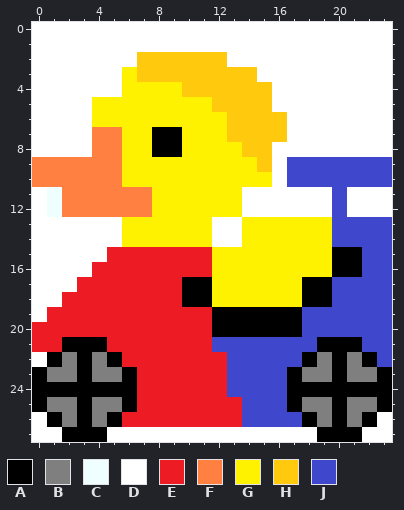
Two states of a pixel-art sprite, assets/images/original/menno-duck.png. The first picture shows the starting point.
The file is 24x28 pixels. Colours within 5 levels of each other are drawn and written as one.
Palette (. is transparent): A #000000  B #7f7f7f  C #efffff  D #ffffff  E #ed1c24  F #ff8040  G #fff200  H #ffc90e  J #3f48cc
Once edited:
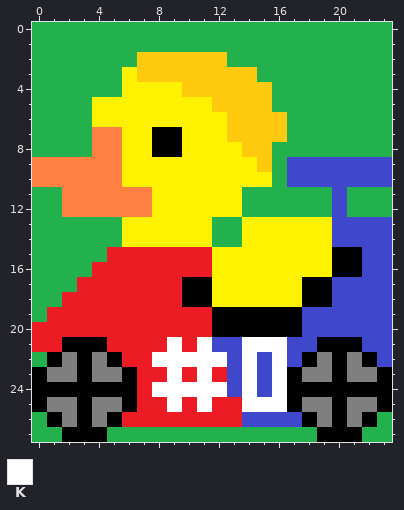
Colours new in this view: K #ffffff
The commit says: menno duck number on car
Difference:
@@ palette @@
-D #ffffff
+D #22b14c
@@ x 0..3 @@
 10 FFFF
-11 DCFF
-12 DCFF
+11 DDFF
+12 DDFF
 13 DDDD
@@ x 6..18 @@
 20 EEEEEEAAAAAAJ
-21 EEEEEEJJJJJJJ
-22 EEEEEEEJJJJJA
-23 AEEEEEEJJJJAB
-24 AEEEEEEJJJJAA
-25 AEEEEEEEJJJAB
+21 EEEKEKJJKKKJJ
+22 EEKKKKKJKJKJA
+23 AEEKEKEJKJKAB
+24 AEKKKKKJKJKAA
+25 AEEKEKEEKKKAB
 26 EEEEEEEEJJJJA
Boxes around the changes in both pictures, in picture pixels (x1, y1, x2, y2):
changed: (32, 22, 392, 442)
